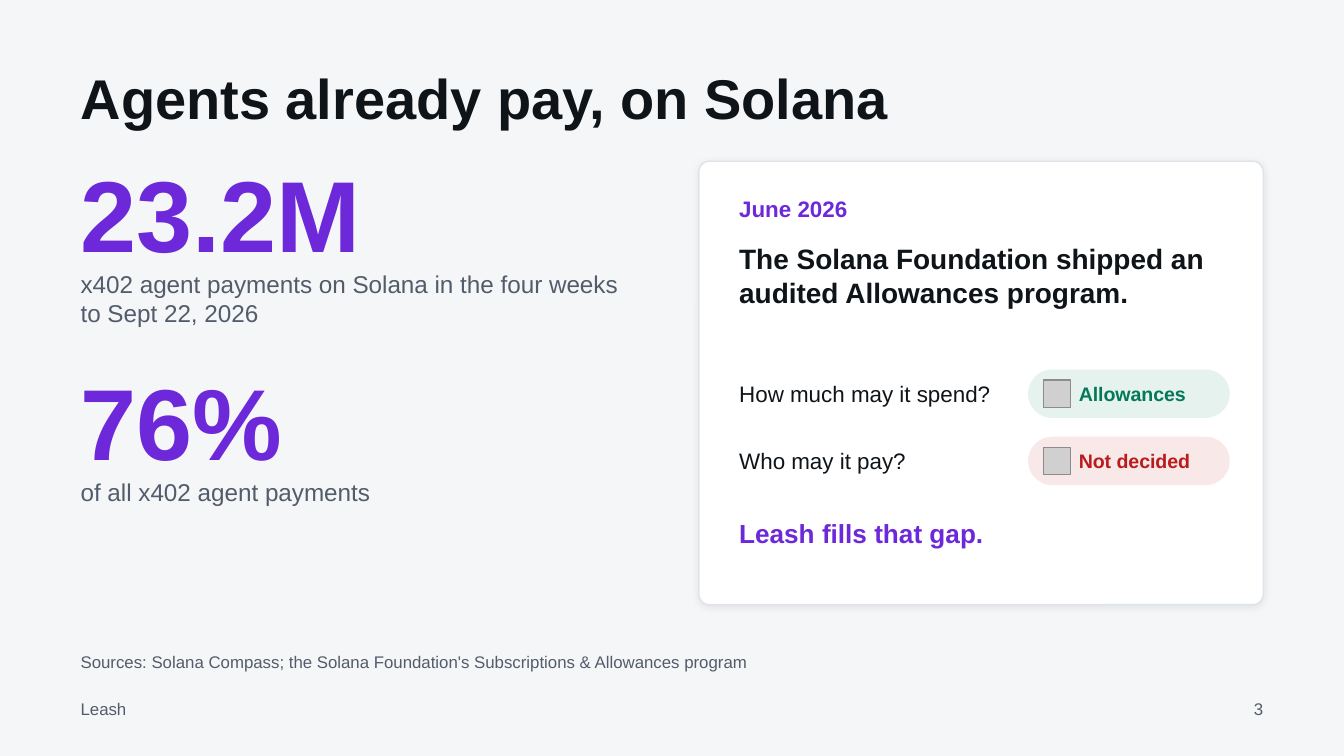
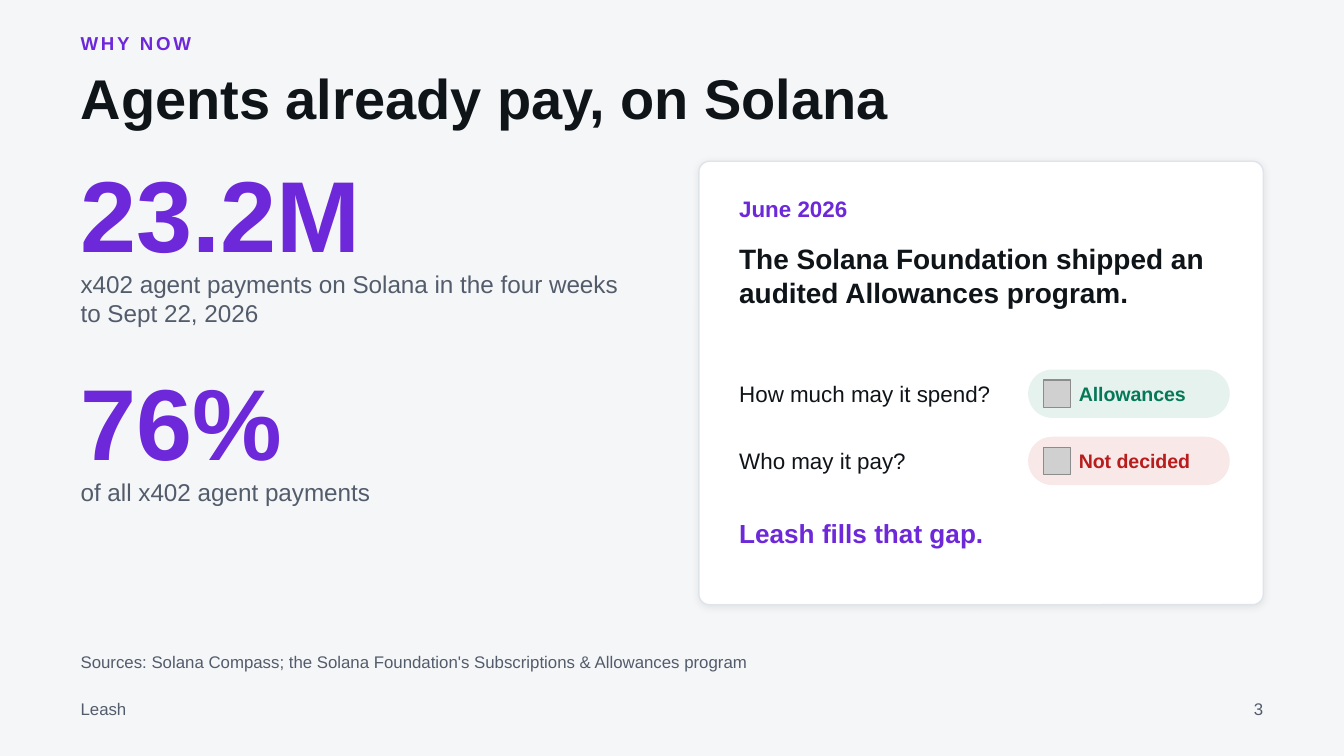
Before and after one commit to parthdeshmukh488-ops/hub, a slide deck: slide 3 of docs/pitch/leash-deck.pptx. Drawn at 1344x756 pixels with LibreOffice and Linux fonts; fonts in the diff are those of the drawing; grey boxes stand for pictures. Boxes give left, top, right and bottom in pixels: in the first picture for what was removed or moved away, otherwise in the second. Text is boxed around its words. In the diff, an @@ line names an element or a change of style, - is before the commit and + after.

```diff
--- a/docs/pitch/leash-deck.pptx
+++ b/docs/pitch/leash-deck.pptx
@@ text added at (81, 37, 191, 50), 10 pt, text #6D28D9, bold @@
+WHY NOW
```
Also in this commit, not shown: 10 other slides changed, 4 other files.
